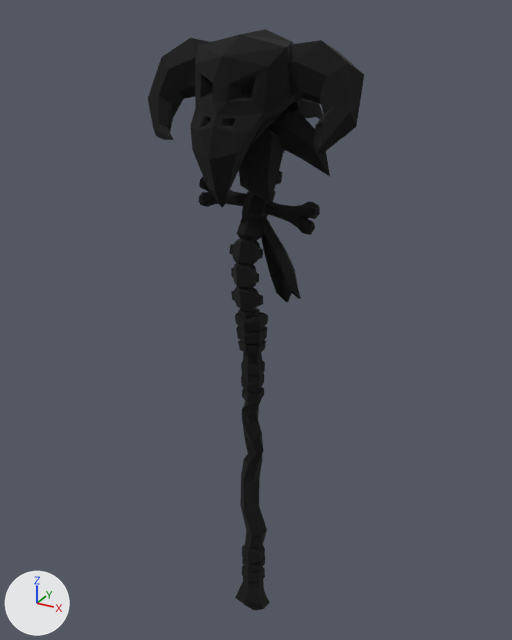
Two versions of the glTF model client/public/models/env/dungeon-pack__wep-goblin-staff-01.glb, one commit apart.
Before and after are seen from a 50 mm lens placed at (0.965, -1.743, 0.987), pointed at (-0.027, 0.061, 0.085). Every picture has the same lights, and +X, +Y and +Z are marked at lower left. The older version comes first. Where no turn or scale is listed for an object, it has been applied to the vertices.

Names of what the first picture shows: 'SM_Wep_Goblin_Staff_01'.
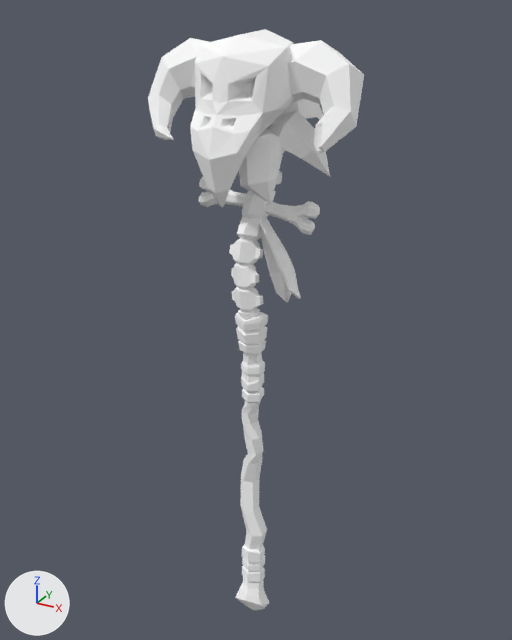
What changed in the scene script:
```text
Change mat_lambert2:
    where n0 = _N.new('ShaderNodeBsdfPrincipled'); n0.name = 'Principled BSDF'
    add n0.inputs[0].default_value = (1.0, 1.0, 1.0, 1.0)  # 'Base Color', white #ffffff
    remove n2 = _N.new('ShaderNodeVertexColor'); n2.name = 'Color Attribute'
    remove _L.new(n2.outputs[0], n0.inputs[0])  # 'Color' to 'Base Color'
```

What differs and where, as boxes (x1, y1, x2, y2) in the pictures (512 x 640 px):
'SM_Wep_Goblin_Staff_01', recoloured (lighter): (148, 29, 364, 610) in both
